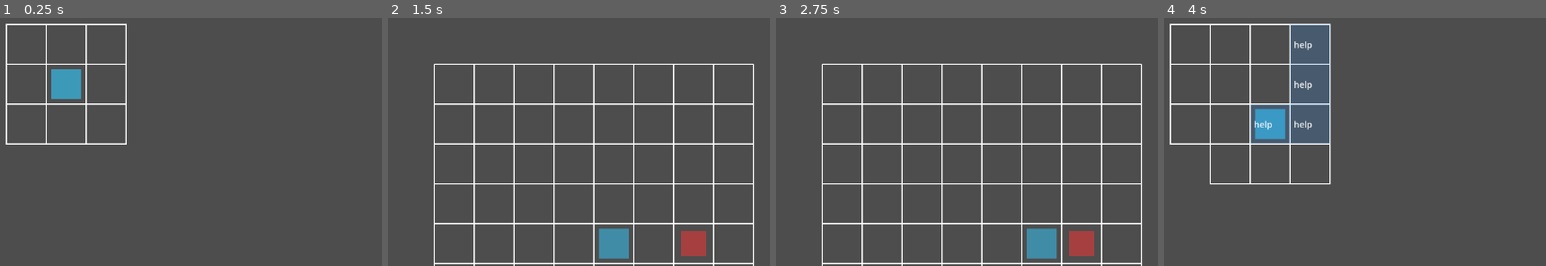
Above: before the commit, frames 1-4 (left to right).
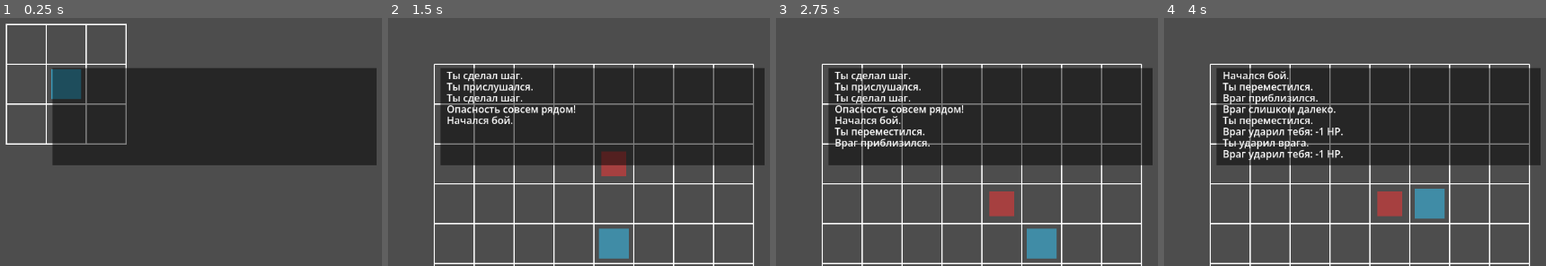
Above: after the commit, the same moments.

Repository: Anuar2004/Blind-Hunt
Game: Godot game, scene res://Main.tscn
Two runs of this game, one before a commit and one after it. Both use one fixed random seed, a clock stepped at 60 frames per second and the inputs below.
Inputs:
- Up to frame 1 (0.25 s): no input
- Up to frame 2 (1.5 s): tap Enter at 0.5 s; hold Right (ui_right) 0.53-1.28 s; hold Space (attack) 0.53-1.28 s; tap 1 at 0.8, 1.35 s; hold Down (ui_down) from 1.28 s (still down)
- Up to frame 3 (2.75 s): tap 2 at 1.55, 2.1 s; tap Enter at 2 s; release Down (ui_down) at 2.03 s; hold Right (ui_right) from 2.03 s (still down); tap 3 at 2.3 s
- Up to frame 4 (4 s): tap Space (attack) at 2.75 s; release Right (ui_right) at 2.78 s; hold Up (ui_up) 2.78-3.53 s; tap 3 at 2.85 s; tap 0 at 3.05, 3.6 s; tap Enter at 3.5 s; hold Left (ui_left) from 3.53 s (still down); hold Space (attack) from 3.53 s (still down)

The runs differ from the first frame. In frame 1, 33% of the frame differs, in the area x 13-99%, y 19-60%; in frame 2, 34%; in frame 3, 34%; in frame 4, 39%, in the area x 1-99%, y 2-100%.

Commit message:
Log system and more architecture
Log system to show all actions made by player. Changed architecture so all data saved in game_session.gd

Diff:
--- a/CombatManager.gd
+++ /dev/null
@@ -1,142 +0,0 @@
-extends Node
-class_name CombatManager
-
-signal changed
-signal combat_finished(result: Dictionary)
-
-const W := 8
-const H := 8
-const CELL_SIZE := 64
-
-enum Phase { PLAYER_TURN, ENEMY_TURN, RESOLVE, END }
-var phase: Phase = Phase.PLAYER_TURN
-
-var player_grid_pos := Vector2i(3, 3)
-var enemy_grid_pos := Vector2i(5, 3)
-
-var enemy_hp := 3
-var player_hp := 3
-
-var active := false
-
-@onready var combat_layer := get_parent() # CombatLayer
-
-func handle_player_input(event: InputEvent) -> void:
-	if not active:
-		return
-	if phase != Phase.PLAYER_TURN:
-		return
-
-	var dir := _dir_from_input(event)
-	if dir != Vector2i.ZERO:
-		_try_player_move(dir)
-		return
-
-	if event.is_action_pressed("attack"):
-		_try_player_attack()
-		return
-
-func start_combat(data := {}):
-	active = true
-	phase = Phase.PLAYER_TURN
-	# Можно использовать data для сложности/seed и т.п.
-	player_grid_pos = Vector2i(W/2, H/2)
-	enemy_grid_pos = Vector2i(W/2 + 2, H/2)
-
-	_place_player()
-	# (позже) создадим Enemy-node; пока просто логика позиции
-	print("Combat started. PLAYER TURN")
-
-func end_combat(victory: bool):
-	active = false
-	emit_signal("combat_finished", {"victory": victory})
-
-func _dir_from_input(event: InputEvent) -> Vector2i:
-	# Важно: диагонали лучше вынести в отдельные действия позже.
-	# MVP: стрелки/wasd + q/e/z/c как диагонали (по желанию).
-	if event.is_action_pressed("ui_up"): return Vector2i(0, -1)
-	if event.is_action_pressed("ui_down"): return Vector2i(0, 1)
-	if event.is_action_pressed("ui_left"): return Vector2i(-1, 0)
-	if event.is_action_pressed("ui_right"): return Vector2i(1, 0)
-	return Vector2i.ZERO
-
-func _try_player_move(dir: Vector2i):
-	var np = player_grid_pos + dir
-	if not _in_bounds(np):
-		return
-	# запрет встать на врага
-	if np == enemy_grid_pos:
-		return
-
-	player_grid_pos = np
-	_place_player()
-	_end_player_turn()
-	emit_signal("changed")
-
-func _try_player_attack():
-	# атака если враг рядом (8 направлений можно, но пока 4)
-	var dist = (enemy_grid_pos - player_grid_pos).abs()
-	var is_adjacent = (dist.x + dist.y) == 1  # 4-соседство
-	if not is_adjacent:
-		print("No enemy in range")
-		return
-
-	enemy_hp -= 1
-	print("Hit! Enemy HP:", enemy_hp)
-	if enemy_hp <= 0:
-		end_combat(true)
-		return
-
-	_end_player_turn()
-	emit_signal("changed")
-
-func _end_player_turn():
-	phase = Phase.ENEMY_TURN
-	_enemy_turn()
-
-func _enemy_turn():
-	# Простейший AI: если рядом — бьёт, иначе шаг к игроку
-	if not active:
-		return
-
-	var dist = (player_grid_pos - enemy_grid_pos).abs()
-	var is_adjacent = (dist.x + dist.y) == 1
-	if is_adjacent:
-		player_hp -= 1
-		print("Enemy hits! Player HP:", player_hp)
-		if player_hp <= 0:
-			end_combat(false)
-			return
-	else:
-		var step = _step_towards(enemy_grid_pos, player_grid_pos)
-		var np = enemy_grid_pos + step
-		# запрет на игрока
-		if np != player_grid_pos and _in_bounds(np):
-			enemy_grid_pos = np
-			print("Enemy moves to:", enemy_grid_pos)
-
-	# конец хода врага
-	phase = Phase.PLAYER_TURN
-	print("PLAYER TURN")
-	emit_signal("changed")
-
-func _step_towards(from: Vector2i, to: Vector2i) -> Vector2i:
-	var dx = to.x - from.x
-	var dy = to.y - from.y
-	# приоритет по большей разнице
-	if abs(dx) > abs(dy):
-		return Vector2i(sign(dx), 0)
-	else:
-		return Vector2i(0, sign(dy))
-
-func _in_bounds(p: Vector2i) -> bool:
-	return p.x >= 0 and p.x < W and p.y >= 0 and p.y < H
-
-func _place_player():
-	var player = get_tree().get_first_node_in_group("player")
-	if player:
-		# ставим игрока относительно CombatLayer
-		player.position = combat_layer.position + Vector2(
-			player_grid_pos.x * CELL_SIZE + CELL_SIZE/2,
-			player_grid_pos.y * CELL_SIZE + CELL_SIZE/2
-		)
--- a/Main.tscn
+++ b/Main.tscn
@@ -1,12 +1,12 @@
 [gd_scene format=3 uid="uid://bfsaysh0bag7q"]
 
-[ext_resource type="Script" uid="uid://chu57aggtm2ym" path="res://GameStateMachine.gd" id="1_r0du0"]
-[ext_resource type="Script" uid="uid://c44og71alwpgd" path="res://ExplorationState.gd" id="1_uu6xs"]
-[ext_resource type="Script" uid="uid://dhpoeuhjf1o1f" path="res://CombatState.gd" id="2_r0du0"]
-[ext_resource type="Script" uid="uid://ceyn0d16b6xe" path="res://OverworldLayer.gd" id="4_cm0pq"]
-[ext_resource type="Script" uid="uid://qtat6cg6m1bu" path="res://CombatLayer.gd" id="5_3dxm6"]
-[ext_resource type="Script" uid="uid://dpfpq3c3sn75x" path="res://CombatManager.gd" id="5_fos0i"]
-[ext_resource type="Script" uid="uid://bhccyq2dkkmms" path="res://OverworldManager.gd" id="5_lgr22"]
+[ext_resource type="Script" uid="uid://chu57aggtm2ym" path="res://game_state_machine.gd" id="1_r0du0"]
+[ext_resource type="Script" uid="uid://c44og71alwpgd" path="res://exploration_state.gd" id="1_uu6xs"]
+[ext_resource type="Script" uid="uid://dhpoeuhjf1o1f" path="res://combat_state.gd" id="2_r0du0"]
+[ext_resource type="Script" uid="uid://ceyn0d16b6xe" path="res://overworld_layer.gd" id="4_cm0pq"]
+[ext_resource type="Script" uid="uid://qtat6cg6m1bu" path="res://combat_layer.gd" id="5_3dxm6"]
+[ext_resource type="Script" uid="uid://dpfpq3c3sn75x" path="res://combat_manager.gd" id="5_fos0i"]
+[ext_resource type="Script" uid="uid://bhccyq2dkkmms" path="res://overworld_manager.gd" id="5_lgr22"]
 
 [node name="Main" type="Node2D" unique_id=243155863]
 
--- a/CombatLayer.gd
+++ b/combat_layer.gd
@@ -3,14 +3,19 @@
 @export var cell_size := 64
 @export var w := 8
 @export var h := 8
-#ВСЕ ДЛЯ ЧЕГО НУЖНА ТА НОДА - ОТРИСОВКА ПЕРСОНАЖА ПО ПОЗИЦИЯМ ИЗ МЕНЕДЖЕРА
-var combat_manager: Node
+
+# ВСЕ ДЛЯ ЧЕГО НУЖНА ТА НОДА - ОТРИСОВКА ПЕРСОНАЖА ПО ПОЗИЦИЯМ ИЗ МЕНЕДЖЕРА
+var combat_manager: CombatManager
 
 func _ready():
 	combat_manager = get_tree().get_first_node_in_group("combat_manager")
-	if combat_manager and combat_manager.changed:
+	if combat_manager:
 		if not combat_manager.changed.is_connected(queue_redraw):
 			combat_manager.changed.connect(queue_redraw)
+
+	if not Session.log_changed.is_connected(queue_redraw):
+		Session.log_changed.connect(queue_redraw)
+
 	queue_redraw()
 
 func _draw():
@@ -23,7 +28,7 @@
 	if combat_manager == null:
 		return
 
-	# Достаём позиции из CombatManager (они должны быть публичными vars)
+	# Достаём позиции из CombatManager
 	var ppos: Vector2i = combat_manager.player_grid_pos
 	var epos: Vector2i = combat_manager.enemy_grid_pos
 
@@ -34,3 +39,23 @@
 	# Враг
 	var er = Rect2(Vector2(epos.x * cell_size, epos.y * cell_size) + Vector2(12, 12), Vector2(cell_size - 24, cell_size - 24))
 	draw_rect(er, Color(1.0, 0.2, 0.2, 0.5), true)
+
+	_draw_log_overlay()
+
+func _draw_log_overlay() -> void:
+	var font := ThemeDB.fallback_font
+	if font == null:
+		return
+
+	var lines_to_show := 8
+	var start = max(0, Session.log.size() - lines_to_show)
+
+	var x := 20.0
+	var y := 24.0
+	var line_h := 18.0
+
+	draw_rect(Rect2(Vector2(x - 10.0, y - 18.0), Vector2(520.0, lines_to_show * line_h + 12.0)), Color(0, 0, 0, 0.5), true)
+
+	for i in range(start, Session.log.size()):
+		draw_string(font, Vector2(x, y), Session.log[i])
+		y += line_h
--- /dev/null
+++ b/combat_manager.gd
@@ -0,0 +1,205 @@
+extends Node
+class_name CombatManager
+
+signal changed
+signal combat_finished(result: Dictionary)
+
+const W := 8
+const H := 8
+const CELL_SIZE := 64
+
+enum Phase { PLAYER_TURN, ENEMY_TURN, RESOLVE, END }
+var phase: Phase = Phase.PLAYER_TURN
+
+var player_grid_pos := Vector2i(3, 3)
+var enemy_grid_pos := Vector2i(5, 3)
+
+var enemy_hp := 3
+var active := false
+
+# EncounterData текущего боя + hp на старте (для CombatResult)
+var _current_encounter: Dictionary = {}
+var _hp_at_start: int = 0
+
+@onready var combat_layer := get_parent() # CombatLayer
+
+func handle_player_input(event: InputEvent) -> void:
+	if not active:
+		return
+	if phase != Phase.PLAYER_TURN:
+		return
+
+	var dir := _dir_from_input(event)
+	if dir != Vector2i.ZERO:
+		_try_player_move(dir)
+		return
+
+	if event.is_action_pressed("attack"):
+		_try_player_attack()
+		return
+
+# ------------------------------------------------------------
+# START COMBAT (пункт 4: принимает EncounterData)
+# ------------------------------------------------------------
+func start_combat(encounter: Dictionary = {}) -> void:
+	_current_encounter = encounter
+	_hp_at_start = int(Session.player_hp)
+
+	active = true
+	phase = Phase.PLAYER_TURN
+
+	var danger: int = int(encounter.get("danger", 1))
+	var enemy_pack: String = str(encounter.get("enemy_pack", "large_enemy"))
+	var base_seed: int = int(encounter.get("seed", 0))
+
+	# (опционально) детерминированный RNG
+	var rng := RandomNumberGenerator.new()
+	if base_seed != 0:
+		rng.seed = base_seed + int(hash(encounter.get("encounter_id", "")))
+	else:
+		rng.randomize()
+
+	# Стартовые позиции
+	player_grid_pos = Vector2i(W / 2, H / 2)
+
+	var spawn_offsets := [
+		Vector2i(2, 0), Vector2i(-2, 0), Vector2i(0, 2), Vector2i(0, -2),
+		Vector2i(1, 1), Vector2i(-1, 1), Vector2i(1, -1), Vector2i(-1, -1),
+	]
+	var offset = spawn_offsets[rng.randi_range(0, spawn_offsets.size() - 1)]
+	enemy_grid_pos = player_grid_pos + offset
+	if not _in_bounds(enemy_grid_pos) or enemy_grid_pos == player_grid_pos:
+		enemy_grid_pos = Vector2i(W/2 + 2, H/2)
+
+	# Настройка врага (MVP)
+	match enemy_pack:
+		"large_enemy":
+			enemy_hp = 2 + danger
+		"dogs":
+			enemy_hp = 1 + danger
+		_:
+			enemy_hp = 2 + danger
+
+	_place_player()
+
+	Session.add_log("Начался бой.")
+	print("Combat started:",
+		"id=", encounter.get("encounter_id", ""),
+		" pack=", enemy_pack,
+		" danger=", danger,
+		" playerHP=", Session.player_hp,
+		" enemyHP=", enemy_hp
+	)
+
+	emit_signal("changed")
+
+# ------------------------------------------------------------
+# END COMBAT (пункт 4: возвращает CombatResult)
+# ------------------------------------------------------------
+func end_combat(victory: bool) -> void:
+	active = false
+	phase = Phase.END
+
+	if victory:
+		Session.add_log("Ты победил в бою.")
+	else:
+		Session.add_log("Ты проиграл бой.")
+
+	var result := {
+		"encounter_id": str(_current_encounter.get("encounter_id", "")),
+		"source_cell": _current_encounter.get("source_cell", Vector2i.ZERO),
+		"victory": victory,
+		"player_hp_delta": int(Session.player_hp) - _hp_at_start,
+		"world_effects": [],
+		"loot": []
+	}
+
+	emit_signal("combat_finished", result)
+
+func _dir_from_input(event: InputEvent) -> Vector2i:
+	if event.is_action_pressed("ui_up"): return Vector2i(0, -1)
+	if event.is_action_pressed("ui_down"): return Vector2i(0, 1)
+	if event.is_action_pressed("ui_left"): return Vector2i(-1, 0)
+	if event.is_action_pressed("ui_right"): return Vector2i(1, 0)
+	return Vector2i.ZERO
+
+func _try_player_move(dir: Vector2i) -> void:
+	var np = player_grid_pos + dir
+	if not _in_bounds(np):
+		return
+	if np == enemy_grid_pos:
+		return
+
+	player_grid_pos = np
+	_place_player()
+	Session.add_log("Ты переместился.")
+	_end_player_turn()
+	emit_signal("changed")
+
+func _try_player_attack() -> void:
+	var dist = (enemy_grid_pos - player_grid_pos).abs()
+	var is_adjacent = (dist.x + dist.y) == 1
+	if not is_adjacent:
+		Session.add_log("Враг слишком далеко.")
+		print("No enemy in range")
+		return
+
+	enemy_hp -= 1
+	Session.add_log("Ты ударил врага.")
+	print("Hit! Enemy HP:", enemy_hp)
+
+	if enemy_hp <= 0:
+		Session.add_log("Враг повержен.")
+		end_combat(true)
+		return
+
+	_end_player_turn()
+	emit_signal("changed")
+
+func _end_player_turn() -> void:
+	phase = Phase.ENEMY_TURN
+	_enemy_turn()
+
+func _enemy_turn() -> void:
+	if not active:
+		return
+
+	var dist = (player_grid_pos - enemy_grid_pos).abs()
+	var is_adjacent = (dist.x + dist.y) == 1
+	if is_adjacent:
+		Session.player_hp -= 1
+		Session.add_log("Враг ударил тебя: -1 HP.")
+		print("Enemy hits! Player HP:", Session.player_hp)
+		if Session.player_hp <= 0:
+			end_combat(false)
+			return
+	else:
+		var step = _step_towards(enemy_grid_pos, player_grid_pos)
+		var np = enemy_grid_pos + step
+		if np != player_grid_pos and _in_bounds(np):
+			enemy_grid_pos = np
+			Session.add_log("Враг приблизился.")
+			print("Enemy moves to:", enemy_grid_pos)
+
+	phase = Phase.PLAYER_TURN
+	print("PLAYER TURN")
+	emit_signal("changed")
+
+func _step_towards(from: Vector2i, to: Vector2i) -> Vector2i:
+	var dx = to.x - from.x
+	var dy = to.y - from.y
+	if abs(dx) > abs(dy):
+		return Vector2i(sign(dx), 0)
+	else:
+		return Vector2i(0, sign(dy))
+
+func _in_bounds(p: Vector2i) -> bool:
+	return p.x >= 0 and p.x < W and p.y >= 0 and p.y < H
+
+func _place_player() -> void:
+	var player = get_tree().get_first_node_in_group("player")
+	if player:
+		player.position = combat_layer.position + Vector2(
+			player_grid_pos.x * CELL_SIZE + CELL_SIZE/2,
+			player_grid_pos.y * CELL_SIZE + CELL_SIZE/2
+		)
--- a/CombatState.gd
+++ b/combat_state.gd
@@ -1,4 +1,3 @@
-# res://scripts/states/CombatState.gd
 extends BaseState
 class_name CombatState
 
--- a/ExplorationState.gd
+++ b/exploration_state.gd
@@ -9,7 +9,11 @@
 	print("ENTER: Exploration")
 	if overworld_layer: overworld_layer.visible = true
 	if combat_layer: combat_layer.visible = false
-	if overworld_layer: overworld_layer.queue_redraw()
+
+	# применяем CombatResult если вернулись из боя
+	if typeof(_data) == TYPE_DICTIONARY and (_data.has("encounter_id") or _data.has("victory")):
+		_apply_combat_result(_data)
+
 	if overworld_manager and not overworld_manager.encounter_requested.is_connected(_on_encounter_requested):
 		overworld_manager.encounter_requested.connect(_on_encounter_requested)
 
@@ -20,39 +24,41 @@
 	if overworld_manager == null:
 		return
 
-	# --- Сенсы (пример: 1/2/3/0) ---
+	# --- Сенсы ---
 	if event is InputEventKey and event.pressed and not event.echo:
 		match event.keycode:
 			KEY_1:
-				overworld_manager.use_sense("hearing", 1)
-				overworld_layer.queue_redraw()
+				overworld_manager.use_sense_by_skill("hearing")
 				return
 			KEY_2:
-				overworld_manager.use_sense("smell", 1)
-				overworld_layer.queue_redraw()
+				overworld_manager.use_sense_by_skill("smell")
 				return
 			KEY_3:
-				overworld_manager.use_sense("echo", 1)
-				overworld_layer.queue_redraw()
+				overworld_manager.use_sense_by_skill("echo")
 				return
 			KEY_0:
 				overworld_manager.clear_last_sense()
-				overworld_layer.queue_redraw()
 				return
 
-	# --- Движение (только 4 направления; диагонали сделаем позже отдельными экшенами) ---
+	# --- Движение ---
 	if event.is_action_pressed("ui_up"):
 		overworld_manager.try_move(Vector2i(0, -1))
-		overworld_layer.queue_redraw()
 	elif event.is_action_pressed("ui_down"):
 		overworld_manager.try_move(Vector2i(0, 1))
-		overworld_layer.queue_redraw()
 	elif event.is_action_pressed("ui_left"):
 		overworld_manager.try_move(Vector2i(-1, 0))
-		overworld_layer.queue_redraw()
 	elif event.is_action_pressed("ui_right"):
 		overworld_manager.try_move(Vector2i(1, 0))
-		overworld_layer.queue_redraw()
 
 func _on_encounter_requested(data: Dictionary) -> void:
 	machine.change_state("CombatState", data)
+
+func _apply_combat_result(result: Dictionary) -> void:
+	var victory: bool = bool(result.get("victory", false))
+	var cell_pos: Vector2i = result.get("source_cell", Session.player_pos)
+
+	# MVP: если победил — очищаем клетку
+	if victory and Session.world.has(cell_pos):
+		var cell = Session.world[cell_pos]
+		cell["content_type"] = "empty"
+		cell["cleared"] = true
--- /dev/null
+++ b/game_session.gd
@@ -0,0 +1,51 @@
+extends Node
+class_name GameSession
+
+signal log_changed
+
+# --- Player ---
+var player_hp_max: int = 3
+var player_hp: int = 3
+
+var skills := {
+	"hearing": 1,
+	"smell": 1,
+	"echo": 1
+}
+
+# --- Overworld ---
+var world: Dictionary = {}         # Vector2i -> cell dict
+var player_pos: Vector2i = Vector2i.ZERO
+var observations: Array = []       # blurred memory entries
+
+# Seed (опционально)
+var seed_value: int = 0
+
+# --- Log ---
+var log: Array[String] = []
+const LOG_MAX := 30
+
+func new_game(new_seed: int = 0) -> void:
+	if new_seed == 0:
+		seed_value = randi()
+	else:
+		seed_value = new_seed
+
+	seed(seed_value)
+
+	player_hp_max = 3
+	player_hp = player_hp_max
+	skills = {"hearing": 1, "smell": 1, "echo": 1}
+
+	world.clear()
+	observations.clear()
+	player_pos = Vector2i.ZERO
+
+	log.clear()
+	emit_signal("log_changed")
+
+func add_log(msg: String) -> void:
+	log.append(msg)
+	if log.size() > LOG_MAX:
+		log.pop_front()
+	emit_signal("log_changed")
--- a/OverworldLayer.gd
+++ b/overworld_layer.gd
@@ -5,6 +5,13 @@
 
 func _ready():
 	overworld_manager = get_tree().get_first_node_in_group("overworld_manager")
+	if overworld_manager:
+		if not overworld_manager.world_changed.is_connected(queue_redraw):
+			overworld_manager.world_changed.connect(queue_redraw)
+
+	if not Session.log_changed.is_connected(queue_redraw):
+		Session.log_changed.connect(queue_redraw)
+
 	queue_redraw()
 
 # ------------------------------------------------------------
@@ -15,8 +22,8 @@
 	if overworld_manager == null:
 		return
 
-	var world: Dictionary = overworld_manager.world
-	var player_pos: Vector2i = overworld_manager.player_pos
+	var world: Dictionary = Session.world
+	var player_pos: Vector2i = Session.player_pos
 
 	# --- Рисуем все сгенерированные клетки ---
 	for pos in world.keys():
@@ -42,6 +49,7 @@
 
 	# --- Мгновенная подсветка текущего сенсора ---
 	_draw_current_sense(player_pos, overworld_manager.last_sense_type, overworld_manager.last_sense_result)
+	_draw_log_overlay()
 
 # ------------------------------------------------------------
 # ОТРИСОВКА ТЕКУЩЕГО СЕНСОРА
@@ -83,7 +91,7 @@
 # ------------------------------------------------------------
 
 func _draw_observations():
-	var obs_list: Array = overworld_manager.observations
+	var obs_list: Array = Session.observations
 
 	for obs in obs_list:
 		var origin: Vector2i = obs["origin"]
@@ -125,3 +133,23 @@
 				14,
 				Color(1,1,1,0.9)
 			)
+
+func _draw_log_overlay() -> void:
+	var font := ThemeDB.fallback_font
+	if font == null:
+		return
+
+	var lines_to_show := 8
+	var start = max(0, Session.log.size() - lines_to_show)
+
+	var x := 20.0
+	var y := 24.0
+	var line_h := 18.0
+
+	# фон-панель
+	var h := lines_to_show * line_h + 12.0
+	draw_rect(Rect2(Vector2(x - 10.0, y - 18.0), Vector2(520.0, h)), Color(0, 0, 0, 0.5), true)
+
+	for i in range(start, Session.log.size()):
+		draw_string(font, Vector2(x, y), Session.log[i])
+		y += line_h
--- a/OverworldManager.gd
+++ b/overworld_manager.gd
@@ -2,6 +2,7 @@
 class_name OverworldManager
 
 signal encounter_requested(data: Dictionary)
+signal world_changed
 
 const CELL_SIZE := 64
 
@@ -11,24 +12,23 @@
 	Vector2i(-1, 1), Vector2i(0, 1), Vector2i(1, 1),
 ]
 
-var world: Dictionary = {}        # Vector2i -> Dictionary (данные клетки)
-var player_pos: Vector2i = Vector2i.ZERO
-var observations: Array = []
 var last_sense_result: Array = []
 var last_sense_type: String = ""
 
 func _ready():
 	randomize()
-	ensure_ring_with_minimum_senses(player_pos)
+	ensure_ring_with_minimum_senses(Session.player_pos)
 
 # ------------------------------------------------------------
 # ДВИЖЕНИЕ
 # ------------------------------------------------------------
 
 func try_move(dir: Vector2i) -> void:
-	player_pos += dir
-	ensure_ring_with_minimum_senses(player_pos)
+	Session.player_pos += dir
+	Session.add_log("Ты сделал шаг.")
+	ensure_ring_with_minimum_senses(Session.player_pos)
 	resolve_current_cell()
+	emit_signal("world_changed")
 
 # ------------------------------------------------------------
 # ГЕНЕРАЦИЯ
@@ -46,11 +46,13 @@
 	for d in DIRECTIONS:
 		var pos = center + d
 
-		if world.has(pos):
-			missing[world[pos]["sense_type"]] = false
+		if Session.world.has(pos):
+			var st = Session.world[pos].get("sense_type", "")
+			if missing.has(st):
+				missing[st] = false
 		else:
 			var cell := generate_cell(pos)
-			world[pos] = cell
+			Session.world[pos] = cell
 			new_cells.append(cell)
 			missing[cell["sense_type"]] = false
 
@@ -67,7 +69,6 @@
 
 func generate_cell(pos: Vector2i) -> Dictionary:
 	var senses = ["hearing", "smell", "echo"]
-
 	var sense = senses.pick_random()
 
 	return {
@@ -102,16 +103,22 @@
 	last_sense_type = sense_type
 	last_sense_result = []
 
+	match sense_type:
+		"hearing": Session.add_log("Ты прислушался.")
+		"smell": Session.add_log("Ты принюхался.")
+		"echo": Session.add_log("Ты прислушался к эху.")
+		_: Session.add_log("Ты используешь чувство.")
+
 	var result := []
-	var origin := player_pos
+	var origin := Session.player_pos
 
 	for d in DIRECTIONS:
 		var pos = origin + d
-		if not world.has(pos):
+		if not Session.world.has(pos):
 			continue
 
-		var cell = world[pos]
-		if cell["sense_type"] != sense_type:
+		var cell = Session.world[pos]
+		if cell.get("sense_type", "") != sense_type:
 			continue
 
 		var dirs: Array
@@ -121,7 +128,7 @@
 			3: dirs = [d]
 			_: dirs = [d]
 
-		var content = cell["content_type"]
+		var content = str(cell.get("content_type", "unknown"))
 
 		var entry = {"content": content, "dirs": dirs}
 		result.append(entry)
@@ -129,6 +136,7 @@
 
 		_store_observation(origin, sense_type, content, dirs)
 
+	emit_signal("world_changed")
 	return result
 
 func _get_blurred_dirs(real_dir: Vector2i, spread: int) -> Array:
@@ -148,27 +156,34 @@
 # ------------------------------------------------------------
 
 func resolve_current_cell() -> void:
-	if not world.has(player_pos):
+	var cell = Session.world.get(Session.player_pos, null)
+	if cell == null:
 		return
 
-	var cell = world[player_pos]
-
-	if cell["content_type"] == "large_enemy" and not cell["resolved"]:
+	if cell.get("content_type", "") == "large_enemy" and not cell.get("resolved", false):
 		cell["resolved"] = true
 
-		emit_signal("encounter_requested", {
-			"world_cell": player_pos,
-			"danger": cell["intensity"]
-		})
+		Session.add_log("Опасность совсем рядом!")
+
+		# EncounterData (контракт на вход в бой)
+		var encounter := {
+			"encounter_id": str(Time.get_unix_time_from_system()),
+			"source_cell": Session.player_pos,
+			"kind": "combat",
+			"enemy_pack": "large_enemy",
+			"danger": int(cell.get("intensity", 1)),
+			"seed": int(Session.seed_value)
+		}
+
+		emit_signal("encounter_requested", encounter)
 
 func _store_observation(origin: Vector2i, sense_type: String, content: String, dirs: Array) -> void:
-	# Если уже есть такая запись (тот же origin + sense + content) — обновим dirs
-	for obs in observations:
+	for obs in Session.observations:
 		if obs["origin"] == origin and obs["sense_type"] == sense_type and obs["content"] == content:
 			obs["dirs"] = dirs
 			return
 
-	observations.append({
+	Session.observations.append({
 		"origin": origin,
 		"sense_type": sense_type,
 		"content": content,
@@ -178,3 +193,9 @@
 func clear_last_sense() -> void:
 	last_sense_type = ""
 	last_sense_result.clear()
+	Session.add_log("Ты прекращаешь прислушиваться.")
+	emit_signal("world_changed")
+
+func use_sense_by_skill(sense_type: String) -> Array:
+	var level := int(Session.skills.get(sense_type, 1))
+	return use_sense(sense_type, level)
--- a/project.godot
+++ b/project.godot
@@ -14,6 +14,10 @@
 run/main_scene="uid://bfsaysh0bag7q"
 config/features=PackedStringArray("4.6", "GL Compatibility")
 config/icon="res://icon.svg"
+
+[autoload]
+
+Session="*uid://bu41he66805l1"
 
 [input]
 
Renamed: BaseState.gd -> base_state.gd
Renamed: BaseState.gd.uid -> base_state.gd.uid
Renamed: CombatLayer.gd.uid -> combat_layer.gd.uid
Renamed: CombatManager.gd.uid -> combat_manager.gd.uid
Renamed: CombatState.gd.uid -> combat_state.gd.uid
Renamed: ExplorationState.gd.uid -> exploration_state.gd.uid
Not shown, added: game_session.gd.uid
Renamed: GameStateMachine.gd -> game_state_machine.gd
Renamed: GameStateMachine.gd.uid -> game_state_machine.gd.uid
Renamed: OverworldLayer.gd.uid -> overworld_layer.gd.uid
Renamed: OverworldManager.gd.uid -> overworld_manager.gd.uid
